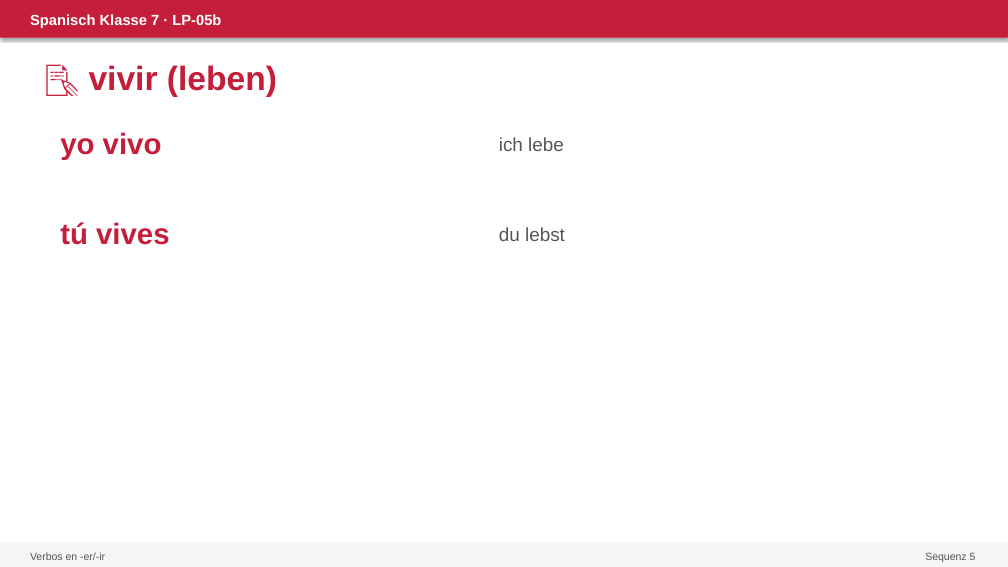
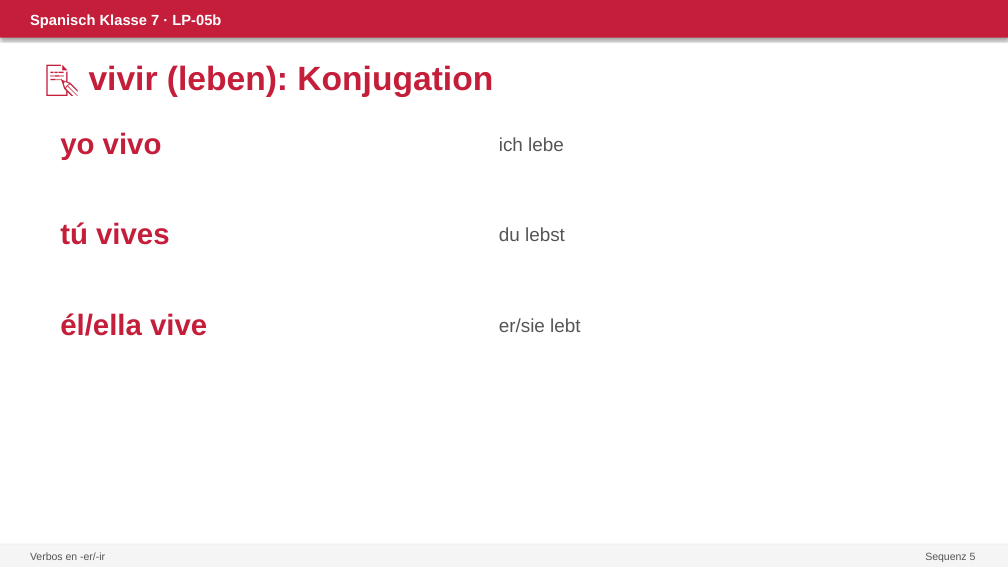
Before and after one commit to devbox42/sciencesim, a slide deck: slide 6 of projects/spanisch/kl07/sequenz-05-tiempo-libre/05b-verbos-er-ir/PPT-05b.pptx (slide 3 before the commit). Drawn at 1008x567 pixels with LibreOffice and Linux fonts; fonts in the diff are those of the drawing. Boxes give left, top, right and bottom in pixels: in the first picture for what was removed or moved away, otherwise in the second. Text is boxed around its words. In the diff, an @@ line names an element or a change of style, - is before the commit and + after.

```diff
--- a/projects/spanisch/kl07/sequenz-05-tiempo-libre/05b-verbos-er-ir/PPT-05b.pptx
+++ b/projects/spanisch/kl07/sequenz-05-tiempo-libre/05b-verbos-er-ir/PPT-05b.pptx
@@ text at (x1=89, y1=65, x2=493, y2=97): text changed @@
-📝 vivir (leben)
+📝 vivir (leben): Konjugation
@@ text added at (x1=60, y1=313, x2=207, y2=336), 28 pt, text #C41E3A, bold @@
+él/ella vive
@@ text added at (x1=499, y1=318, x2=580, y2=332), 18 pt, text #555555 @@
+er/sie lebt
```
Also in this commit, not shown: 3 other slides changed, 9 slides added, 32 other files.
